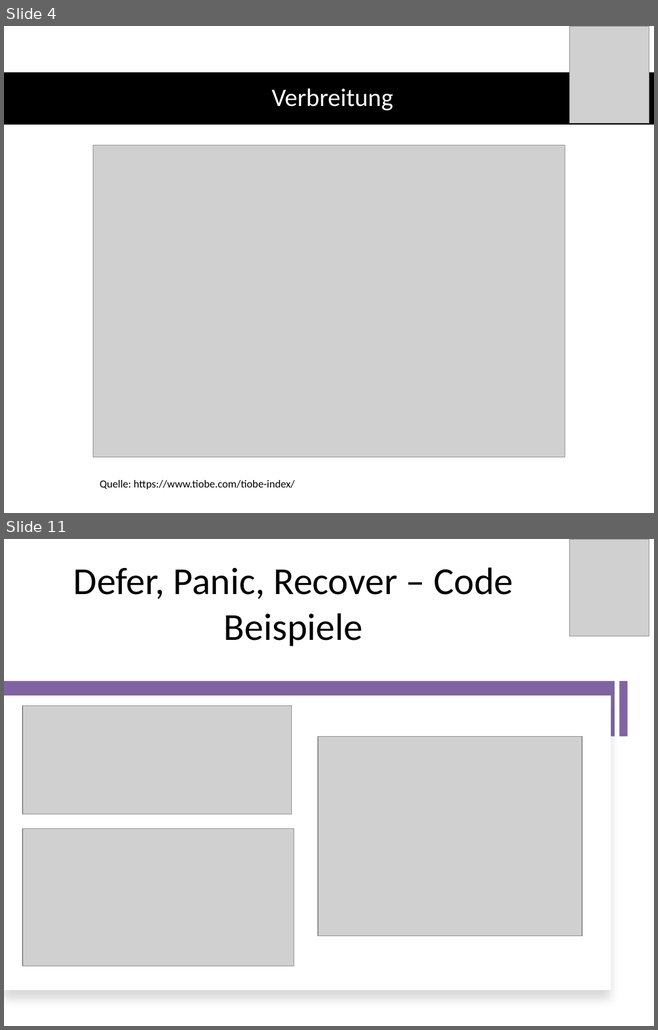
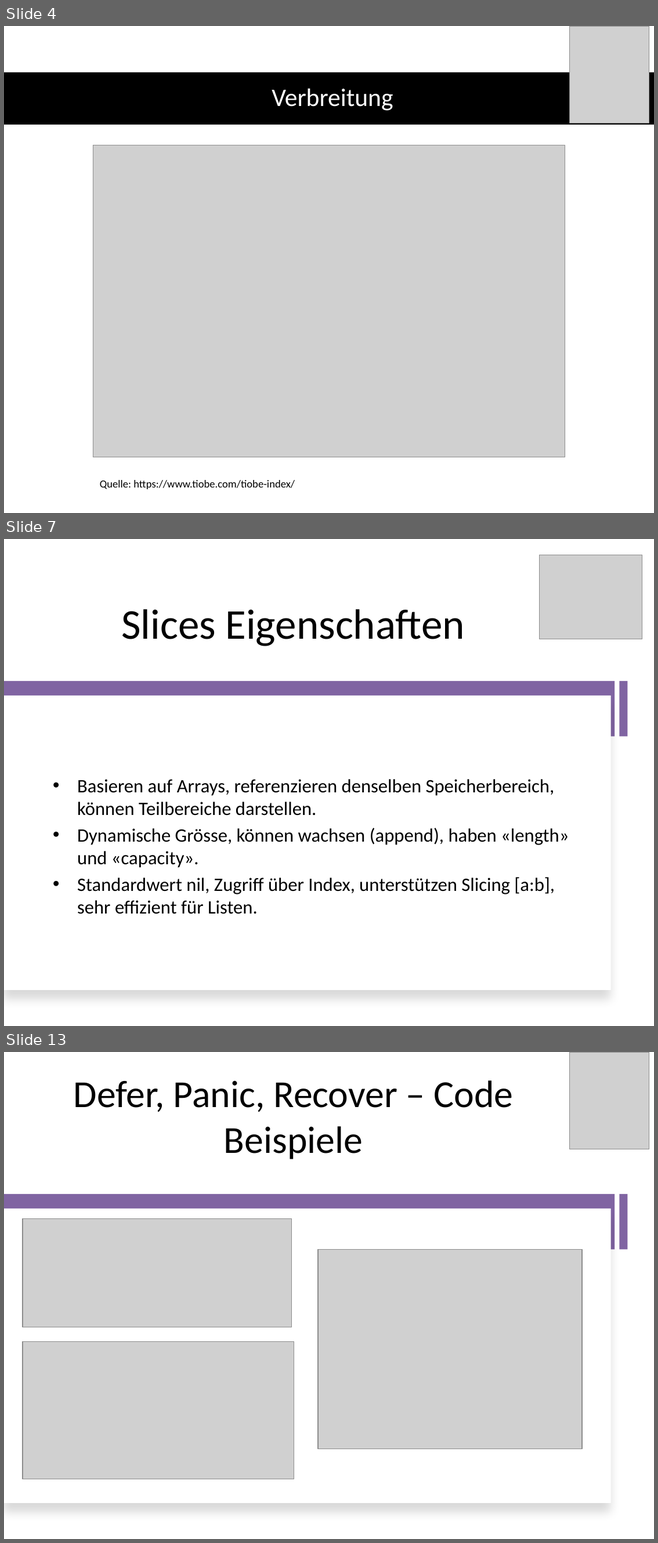
Before and after one commit to RatedNextGen/pcp-go, a slide deck: presentation/GO-Präsi.pptx. Shown one above the other, each under a label of ours: slides 4 and 11 before the commit, slides 4, 7 and 13 after it; the slides between them are not shown. The pictures are 658x1030 and 658x1543 pixels, drawn with LibreOffice and Linux fonts; fonts in the diff are those of the drawing; grey boxes stand for pictures. Boxes give left, top, right and bottom in pixels: in the first picture for what was removed or moved away, otherwise in the second. Text is boxed around its words. In the diff, an @@ line names an element or a change of style, - is before the commit and + after.

```diff
--- a/presentation/GO-Präsi.pptx
+++ b/presentation/GO-Präsi.pptx
@@ slide 7 added at box(4, 539, 654, 1026), background #FFFFFF @@
@@ picture added at box(539, 555, 642, 639) @@
@@ title added at box(121, 609, 465, 646), 47 pt, text #000000 @@
+Slices Eigenschaften
@@ rectangle added at box(4, 681, 615, 736), fill #8064A2 @@
@@ rectangle added at box(619, 681, 627, 736), fill #8064A2 @@
@@ rectangle added at box(4, 696, 611, 990), fill #FFFFFF @@
@@ text added at box(77, 779, 568, 914), 21 pt, text #000000 @@
+• Basieren auf Arrays, referenzieren denselben Speicherbereich, können Teilbereiche darstellen.
+• Dynamische Grösse, können wachsen (append), haben «length» und «capacity».
+• Standardwert nil, Zugriff über Index, unterstützen Slicing [a:b], sehr effizient für Listen.
@@ what was slide 11 is now slide 13 @@
```
Also in this commit, not shown: 7 slides changed, 1 other slide added, 1 other file.
